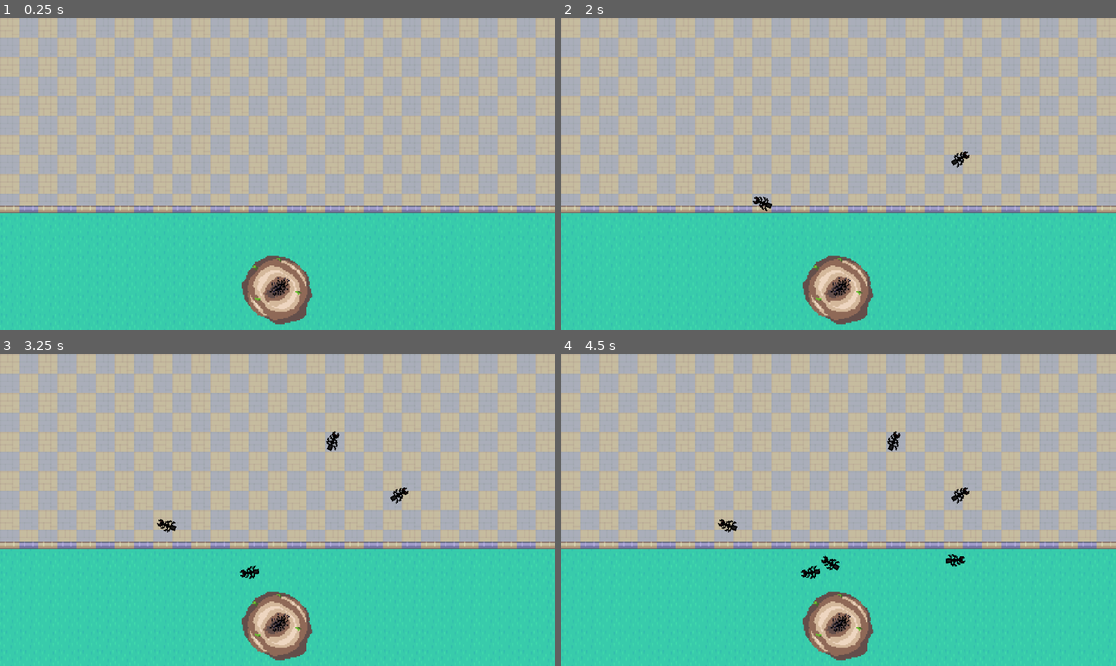
Above: before the commit, frames 1-4 (two rows, left to right).
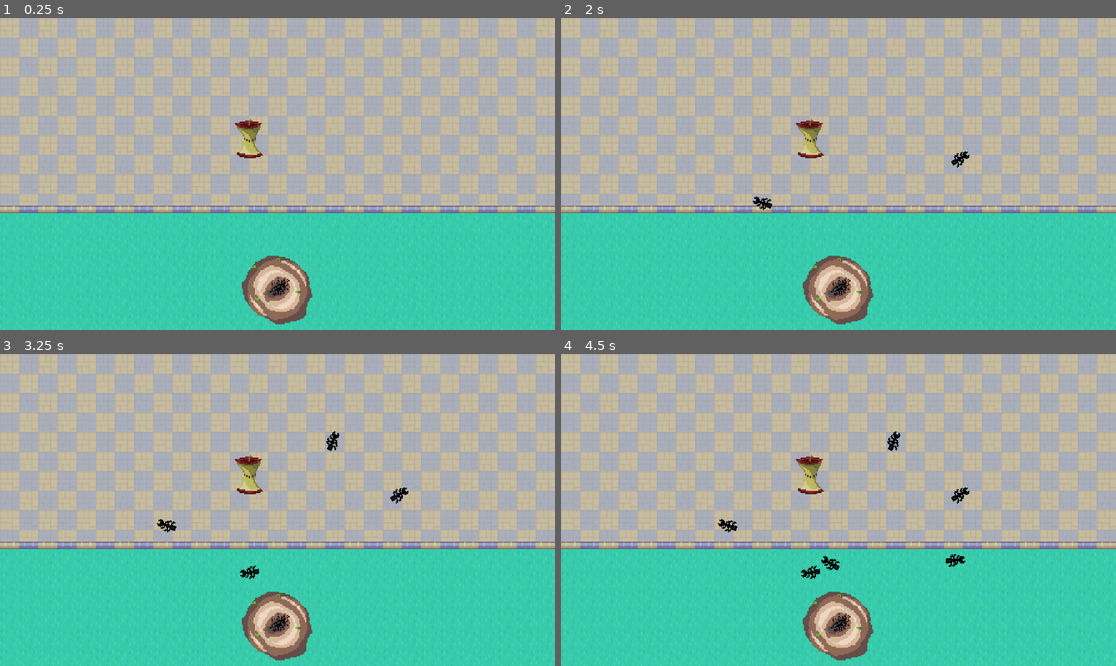
Above: after the commit, the same moments.

Repository: kiankiko9999/KDS-Ants
Game: Godot game, scene res://Scenes/BaseScene.tscn
The game is run twice, just before and just after one commit, with the same random seed, the same clock (stepped at 60 frames per second) and the same inputs.
Inputs (mouse positions are in pixels of both pictures, inside the frame that each line leads up to):
- Up to frame 1 (0.25 s): no input
- Up to frame 2 (2 s): tap Enter at 0.5 s; move the mouse to (960, 158) at 0.52 s; click (960, 158) at 0.67 s; move the mouse to (727, 189) at 1.27 s; click (727, 189) at 1.42 s
- Up to frame 3 (3.25 s): move the mouse to (333, 441) at 2.02 s; click (333, 441) at 2.17 s; move the mouse to (249, 572) at 2.77 s; click (249, 572) at 2.92 s
- Up to frame 4 (4.5 s): tap Space at 3.5 s; move the mouse to (1005, 556) at 3.52 s; click (1005, 556) at 3.67 s; move the mouse to (672, 463) at 4.27 s; click (672, 463) at 4.42 s

The runs differ from the first frame. In frame 1, 0.4% of the frame differs, in the area x 42-48%, y 32-45%; in frame 2, 0.4%, in the area x 35-48%, y 32-62%; in frame 3, 0.4%; in frame 4, 0.4%.

Commit message:
apple done

Diff:
--- /dev/null
+++ b/kds-project-1/Scenes/Apple.tscn
@@ -0,0 +1,16 @@
+[gd_scene format=3 uid="uid://cgvx8mcv84tpc"]
+
+[ext_resource type="Script" uid="uid://b72221n5063w" path="res://Scripts/Fruit.gd" id="1_cvq6o"]
+[ext_resource type="Texture2D" uid="uid://8lt21xenln1d" path="res://Assets/Sprites/Applecore.png" id="2_wkrbd"]
+
+[sub_resource type="RectangleShape2D" id="RectangleShape2D_usam7"]
+size = Vector2(24, 32)
+
+[node name="Area2D" type="Area2D" unique_id=584575149]
+script = ExtResource("1_cvq6o")
+
+[node name="CollisionShape2D" type="CollisionShape2D" parent="." unique_id=1066962747]
+shape = SubResource("RectangleShape2D_usam7")
+
+[node name="Sprite2D" type="Sprite2D" parent="." unique_id=58679826]
+texture = ExtResource("2_wkrbd")
--- a/kds-project-1/Scenes/BaseScene.tscn
+++ b/kds-project-1/Scenes/BaseScene.tscn
@@ -2,6 +2,7 @@
 
 [ext_resource type="TileSet" uid="uid://chd654wmf23aa" path="res://Assets/Tilemaps/RPG Urban Kit .tres" id="1_yga4i"]
 [ext_resource type="PackedScene" uid="uid://bqbu2wmib8ojy" path="res://Scenes/ant_controller.tscn" id="2_ufl4h"]
+[ext_resource type="PackedScene" uid="uid://cgvx8mcv84tpc" path="res://Scenes/Apple.tscn" id="3_58y5n"]
 
 [node name="Node2D" type="Node2D" unique_id=1471633050]
 
@@ -16,3 +17,6 @@
 
 [node name="AntController" parent="." unique_id=2059625535 instance=ExtResource("2_ufl4h")]
 position = Vector2(232, -70)
+
+[node name="Area2D" parent="." unique_id=584575149 instance=ExtResource("3_58y5n")]
+position = Vector2(208, -157)
--- /dev/null
+++ b/kds-project-1/Scripts/Fruit.gd
@@ -0,0 +1,73 @@
+extends Area2D
+
+@export var weight: int = 3
+@export var ants_to_spawn: int = 2
+@export var attach_radius: float = 20.0
+
+var attached_ants: Array = []
+var moving: bool = false
+var nest_target: Vector2 = Vector2.ZERO
+var controller = null
+
+func _ready():
+	body_entered.connect(_on_body_entered)
+
+func _on_body_entered(body):
+	if body.has_method("check_weight"):
+		body.check_weight(self)
+
+func _physics_process(delta):
+	if not moving:
+		return
+
+	var direction = (nest_target - global_position)
+	if direction.length() < 8.0:
+		deliver()
+		return
+
+	var velocity = direction.normalized() * 60.0
+	global_position += velocity * delta
+
+	for ant in attached_ants:
+		if is_instance_valid(ant):
+			var slot = _get_slot_position(attached_ants.find(ant))
+			ant.global_position = slot
+			ant.rotation = (global_position - ant.global_position).angle() + PI / 2
+
+func try_attach(ant) -> bool:
+	if weight <= 0:
+		return false
+
+	var slot = _get_slot_position(attached_ants.size())
+	attached_ants.append(ant)
+	weight -= 1
+
+	ant.global_position = slot
+	ant.rotation = (global_position - ant.global_position).angle() + PI / 2
+	ant.moving = false
+	ant.carrying = true
+	ant.attached_fruit = self
+
+	if weight <= 0:
+		_start_moving()
+
+	return true
+
+func _get_slot_position(index: int) -> Vector2:
+	var angle = (TAU / max(weight + attached_ants.size(), 1)) * index
+	return global_position + Vector2(cos(angle), sin(angle)) * attach_radius
+
+func _start_moving():
+	moving = true
+	if not attached_ants.is_empty():
+		controller = attached_ants[0].controller
+		nest_target = attached_ants[0].nest_position
+
+func deliver():
+	if controller:
+		controller.ants_in_nest += ants_to_spawn
+		print("Fruit delivered! Nest gained ", ants_to_spawn, " ants.")
+	for ant in attached_ants:
+		if is_instance_valid(ant):
+			ant.queue_free()
+	queue_free()
--- a/kds-project-1/Scripts/ant.gd
+++ b/kds-project-1/Scripts/ant.gd
@@ -6,17 +6,13 @@
 var target: Vector2 = Vector2.ZERO
 var returning: bool = false
 var moving: bool = false
-@onready var animated_sprite = $AnimatedSprite2D
+var carrying: bool = false
+var attached_fruit = null
 
 const ARRIVE_THRESHOLD = 8.0
 
-func _process(delta: float) -> void:
-	if moving:
-		animated_sprite.play("Walking")
-	else:
-		animated_sprite.play("Idle")
 func _physics_process(delta):
-	if not moving:
+	if carrying or not moving:
 		return
 
 	var direction = (target - global_position)
@@ -26,7 +22,7 @@
 		return
 
 	velocity = direction.normalized() * speed
-	rotation = direction.normalized().angle() + PI/2
+	rotation = direction.normalized().angle() + PI / 2
 	move_and_slide()
 
 func move_to(pos: Vector2):
@@ -35,8 +31,7 @@
 	moving = true
 
 func return_to_nest():
-
-	if returning:
+	if returning or carrying:
 		return
 	target = nest_position
 	returning = true
@@ -47,3 +42,16 @@
 	if controller:
 		controller.ant_returned()
 	queue_free()
+
+func check_weight(fruit) -> bool:
+	if fruit.weight < 0:
+		queue_free()
+		return false
+
+	if fruit.weight == 0:
+		return false
+
+	return fruit.try_attach(self)
+
+func die():
+	queue_free()
Not shown, added: kds-project-1/Scripts/Fruit.gd.uid
